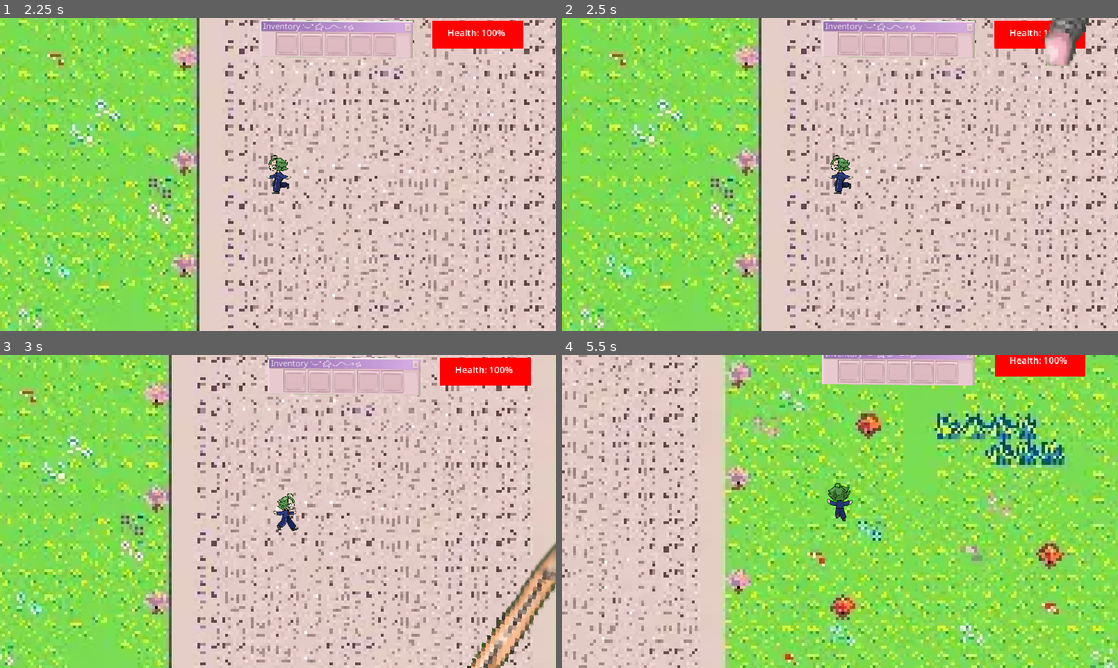
Above: before the commit, frames 1-4 (two rows, left to right).
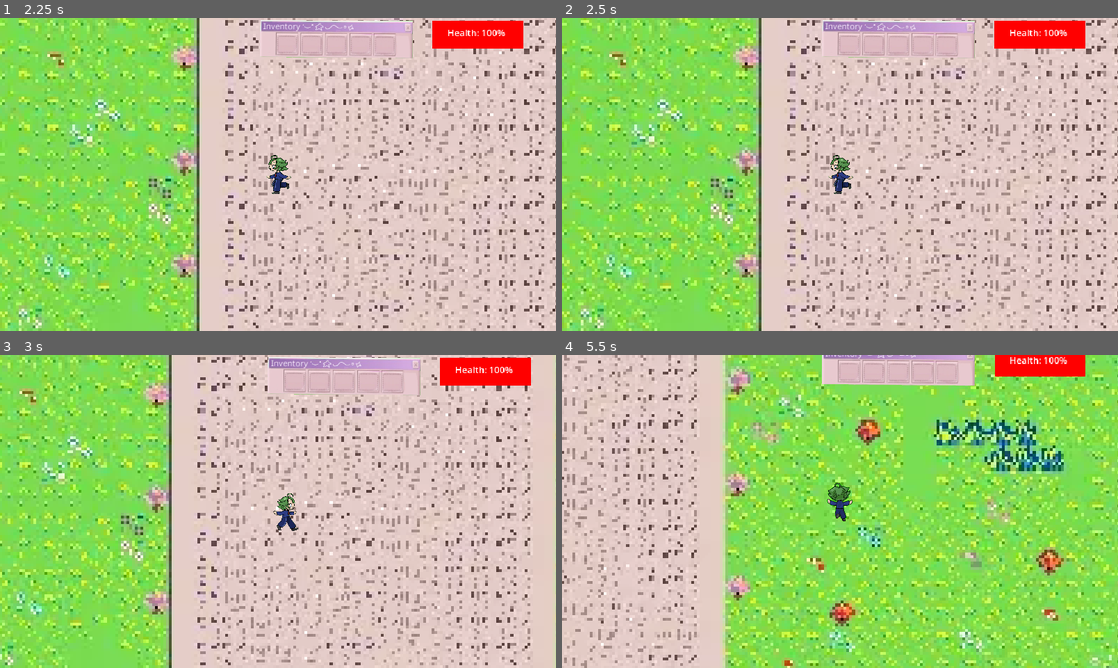
Above: after the commit, the same moments.

Repository: Human-Hummus/humanhummusdotcom
Game: Godot game, scene res://Cutscenes/intro.tscn
Same seed, same stepped clock (60 frames per second), same inputs: the game is played once before the commit and once after it.
Inputs (mouse positions are in pixels of both pictures, inside the frame that each line leads up to):
- Up to frame 1 (2.25 s): click "Start" at 0.5 s; click (289, 46) at 1.25 s; click (311, 43) at 2 s
- Up to frame 2 (2.5 s): no input
- Up to frame 3 (3 s): hold D (right) from 2.78 s (still down); hold Space (interact) from 2.78 s (still down)
- Up to frame 4 (5.5 s): release D (right) at 3.53 s; release Space (interact) at 3.53 s; hold S (down) 3.53-4.28 s; tap Shift (run) at 3.6, 5.1 s; hold D (right) 4.28-5.03 s; hold Space (interact) 4.28-5.03 s; hold W (up) from 5.03 s (still down)

Frame 1 is identical in both runs. In frame 2, 0.8% of the frame differs, in the area x 86-95%, y 0-16%; in frame 3, 2.0%; in frame 4, 37%, in the area x 0-100%, y 0-100%.

Commit message:
fix bug with pencil and finished olin fight

Diff:
--- a/games/YandolSim/YandelSim_source/Cutscenes/unscheduled_disection.tscn
+++ b/games/YandolSim/YandelSim_source/Cutscenes/unscheduled_disection.tscn
@@ -11,4 +11,4 @@
 texture = ExtResource("1_kipup")
 
 [node name="restart_tscn" parent="." instance=ExtResource("2_e17jh")]
-position = Vector2(419, 406)
+position = Vector2(73, 528)
--- a/games/YandolSim/YandelSim_source/assets/items/pencil.tscn
+++ b/games/YandolSim/YandelSim_source/assets/items/pencil.tscn
@@ -4,17 +4,18 @@
 [ext_resource type="Texture2D" uid="uid://g03xmawfklym" path="res://assets/items/pencil.webp" id="2_swyxw"]
 
 [sub_resource type="CapsuleShape2D" id="CapsuleShape2D_dsvei"]
-radius = 21.2693
-height = 438.064
+radius = 4.10153
+height = 112.639
 
 [sub_resource type="CircleShape2D" id="CircleShape2D_nk1cj"]
-radius = 393.011
+radius = 83.3847
 
 [node name="pencil" type="RigidBody2D"]
 script = ExtResource("1_4mqa6")
 
 [node name="Pencil" type="Sprite2D" parent="."]
-position = Vector2(-16, 1)
+position = Vector2(-6, -1.19209e-07)
+scale = Vector2(0.29, 0.29)
 texture = ExtResource("2_swyxw")
 
 [node name="CollisionShape2D" type="CollisionShape2D" parent="."]
--- a/games/YandolSim/YandelSim_source/main.tscn
+++ b/games/YandolSim/YandelSim_source/main.tscn
@@ -125,4 +125,4 @@
 
 [node name="pencil" parent="." instance=ExtResource("14_5nwvk")]
 position = Vector2(722, -631)
-scale = Vector2(0.25, 0.25)
+gravity_scale = 0.0
--- a/games/YandolSim/YandelSim_source/main_script.gd
+++ b/games/YandolSim/YandelSim_source/main_script.gd
@@ -312,9 +312,13 @@
 				if boss_health<=0:
 					await say ("You Win; Owolin is defeated.")
 					get_tree().change_scene_to_file("res://Cutscenes/freedom.tscn")
+					return
 				await say("you did " + str(data.strength) + " damage (equal to your strength). He's now at " + str(boss_health) + " health")
 			hurt(owolin_damage)
 			r = await say("OwOlin did " + str(owolin_damage) + " damage.")
+			if data.health <=0:
+				await say("You lose")
+				get_tree().change_scene_to_file("res://Cutscenes/unscheduled_disection.tscn")
 
 		#if data.strength >= 20:
 		#	r = await say("You defeated OwoOin.")
Not shown, changed: games/YandolSim/YandelSim_source/export_presets.cfg
Binary file added: games/YandolSim/YandelSim_source/index.apple-touch-icon.png
Binary file added: games/YandolSim/YandelSim_source/index.icon.png
Binary file added: games/YandolSim/YandelSim_source/index.png
Not shown, added: games/YandolSim/YandelSim_source/coi-serviceworker.min.js
Not shown, added: games/YandolSim/YandelSim_source/index.audio.worklet.js
Not shown, added: games/YandolSim/YandelSim_source/index.html
Not shown, added: games/YandolSim/YandelSim_source/index.js
Not shown, added: games/YandolSim/YandelSim_source/index.pck
Not shown, added: games/YandolSim/YandelSim_source/index.side.wasm
Not shown, added: games/YandolSim/YandelSim_source/index.wasm
Not shown, added: games/YandolSim/YandelSim_source/index.worker.js
(and 1 more such lines)
